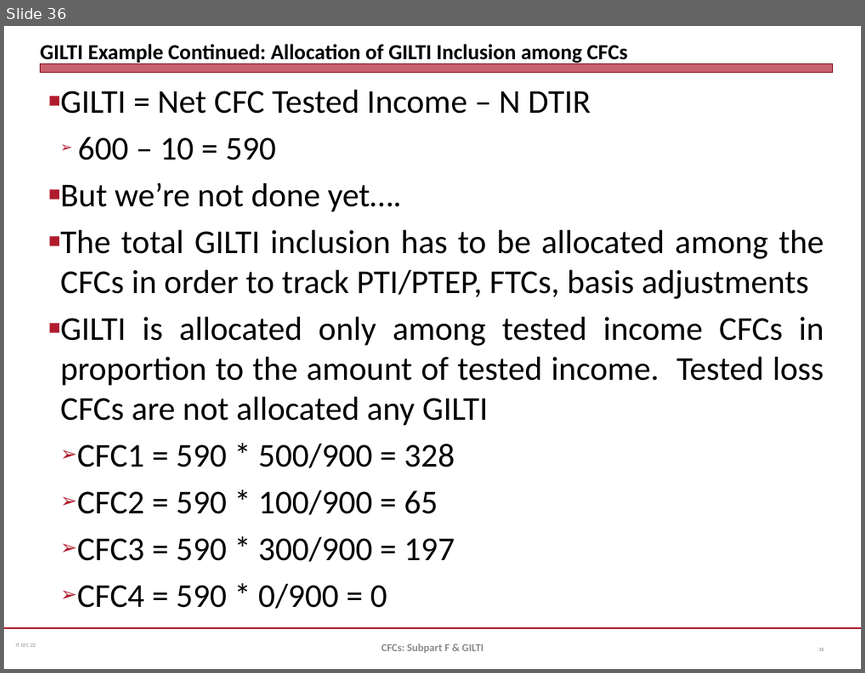
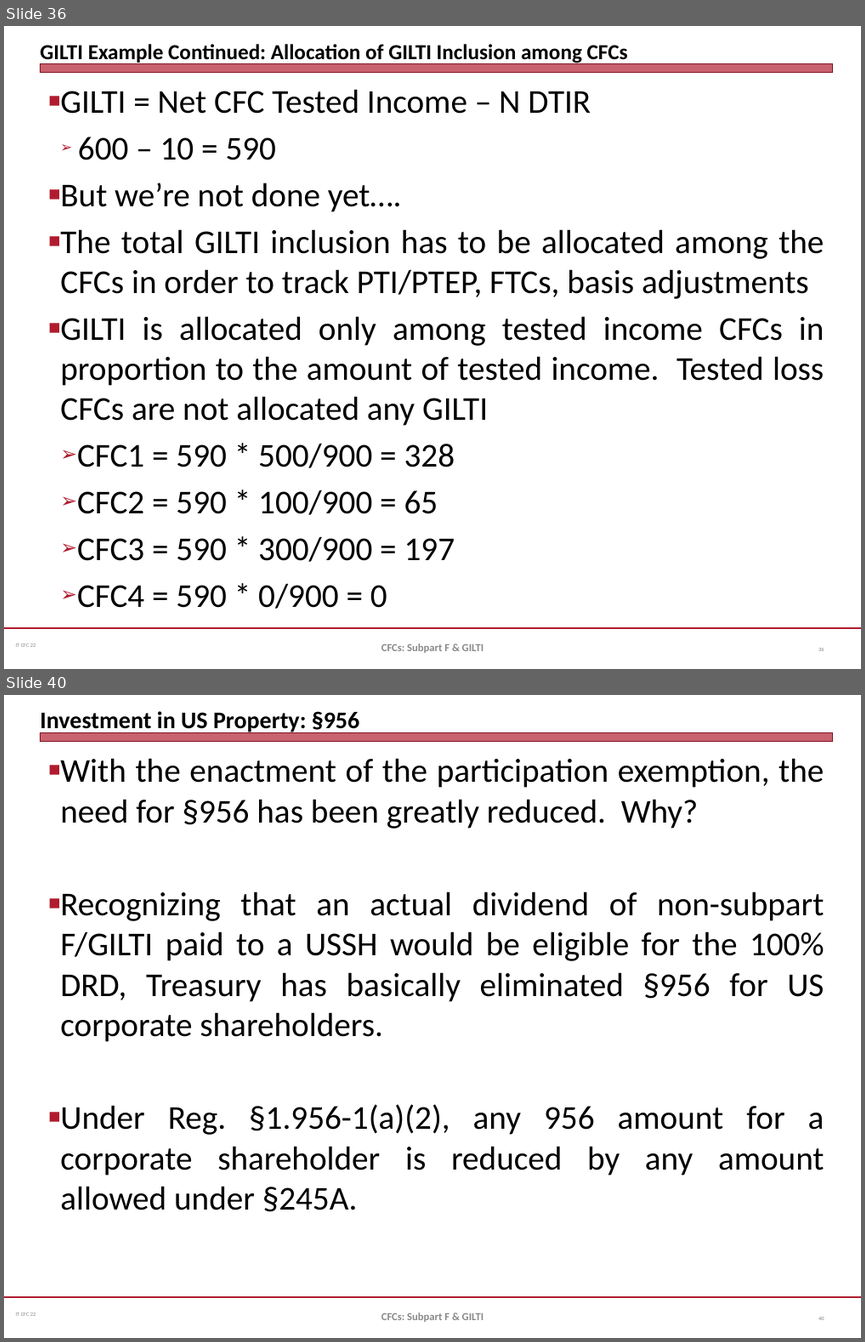
Before and after one commit to jmc877/International-Tax, a slide deck: slides/IT_CFC_22_1.pptx. Shown one above the other, each under a label of ours: slide 36 before the commit, slides 36 and 40 after it; the slides between them are not shown. The pictures are 865x673 and 865x1342 pixels, drawn with LibreOffice and Linux fonts; fonts in the diff are those of the drawing. Boxes give left, top, right and bottom in pixels: in the first picture for what was removed or moved away, otherwise in the second. Text is boxed around its words. In the diff, an @@ line names an element or a change of style, - is before the commit and + after.

```diff
--- a/slides/IT_CFC_22_1.pptx
+++ b/slides/IT_CFC_22_1.pptx
@@ slide 40 added at (4, 695, 861, 1338), background #FFFFFF; not listed: 3 template elements that a slide beside it also shows @@
@@ title added at (40, 711, 360, 734), 20 pt, text #000000, bold @@
+Investment in US Property: §956
@@ text added at (60, 758, 824, 1212), 28 pt, text #000000 @@
+■ With the enactment of the participation exemption, the need for §956 has been greatly reduced. Why?
+■ Recognizing that an actual dividend of non-subpart F/GILTI paid to a USSH would be eligible for the 100% DRD, Treasury has basically eliminated §956 for US corporate shareholders.
+■ Under Reg. §1.956-1(a)(2), any 956 amount for a corporate shareholder is reduced by any amount allowed under §245A.
@@ text added at (381, 1312, 483, 1321), 9 pt, text #898989, bold @@
+CFCs: Subpart F & GILTI
@@ page number added at (818, 1316, 823, 1320), 4.5 pt, text #808080 @@
+40
```
Also in this commit, not shown: 1 slide changed, 3 other slides added.
